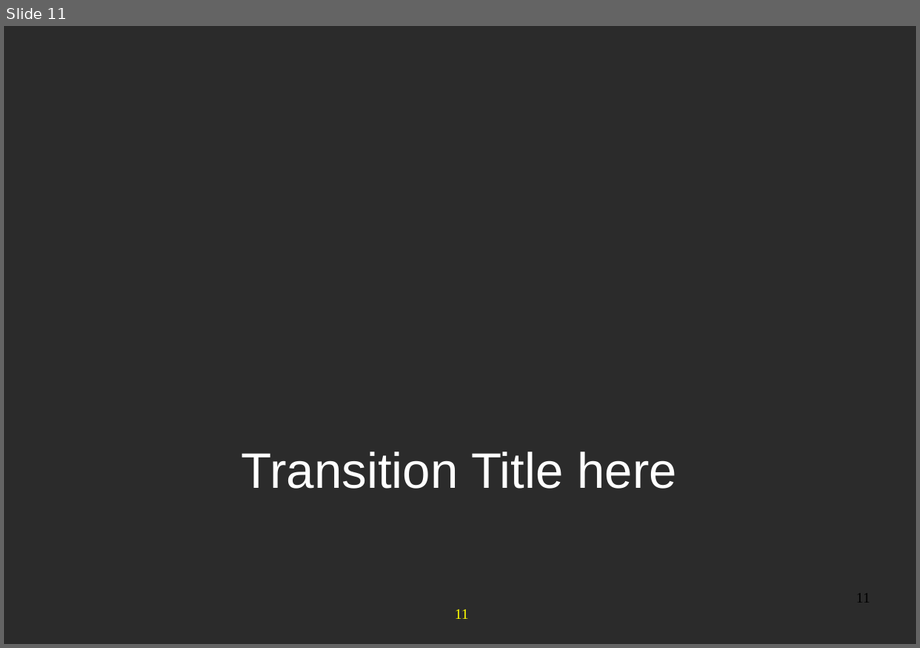
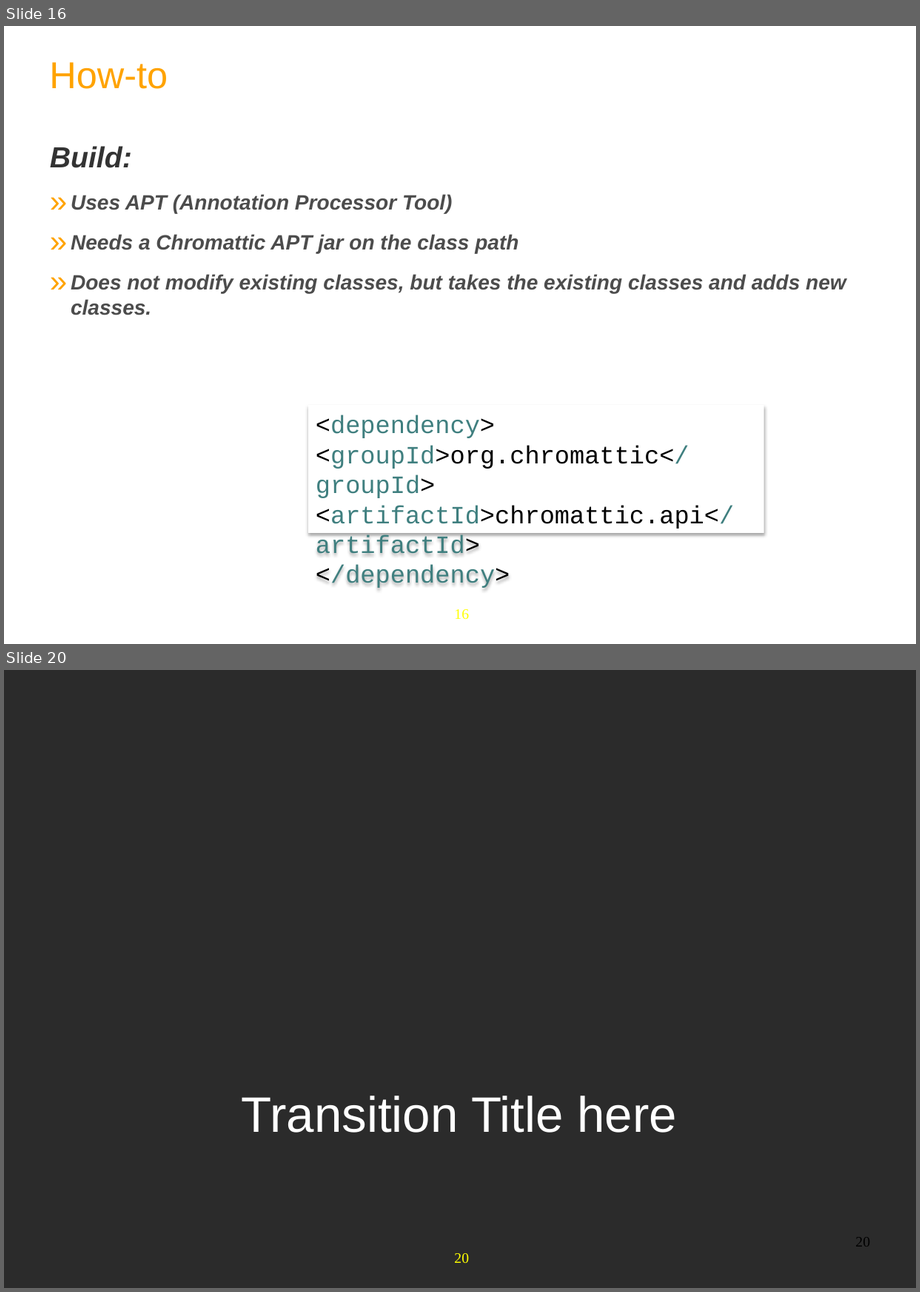
Before and after one commit to anhvurz90/training, a slide deck: slides/exo-developer/en/370-Chromattic-XDev-en.pptx. Shown one above the other, each under a label of ours: slide 11 before the commit, slides 16 and 20 after it; the slides between them are not shown. The pictures are 920x648 and 920x1292 pixels, drawn with LibreOffice and Linux fonts; fonts in the diff are those of the drawing; background and template pictures are left out; a plain dark background stands for a picture behind light text. Boxes give left, top, right and bottom in pixels: in the first picture for what was removed or moved away, otherwise in the second. Text is boxed around its words. In the diff, an @@ line names an element or a change of style, - is before the commit and + after.

```diff
--- a/slides/exo-developer/en/370-Chromattic-XDev-en.pptx
+++ b/slides/exo-developer/en/370-Chromattic-XDev-en.pptx
@@ slide 16 added at bbox=[4, 26, 916, 644], background #FFFFFF; not listed: 1 template element that a slide beside it also shows @@
@@ text added at bbox=[49, 62, 168, 89], 36 pt, text #FFA300 @@
+How-to
@@ text added at bbox=[50, 146, 846, 315], 20 pt, text #4C4C4C, bold, italic @@
+Build:
+» Uses APT (Annotation Processor Tool)
+» Needs a Chromattic APT jar on the class path
+» Does not modify existing classes, but takes the existing classes and adds new classes.
@@ rectangle added at bbox=[308, 405, 764, 534], fill #FFFFFF, 24 pt, text #3F7F7F @@
+<dependency>
+<groupId>org.chromattic</groupId>
+<artifactId>chromattic.api</artifactId>
+</dependency>
@@ what was slide 11 is now slide 20 @@
@@ page number at bbox=[855, 1238, 870, 1246]: text changed @@
-11
+20
@@ page number at bbox=[454, 1253, 469, 1263]: text changed @@
-11
+20
```
Also in this commit, not shown: 5 slides changed, 10 other slides added, 6 slides removed.
